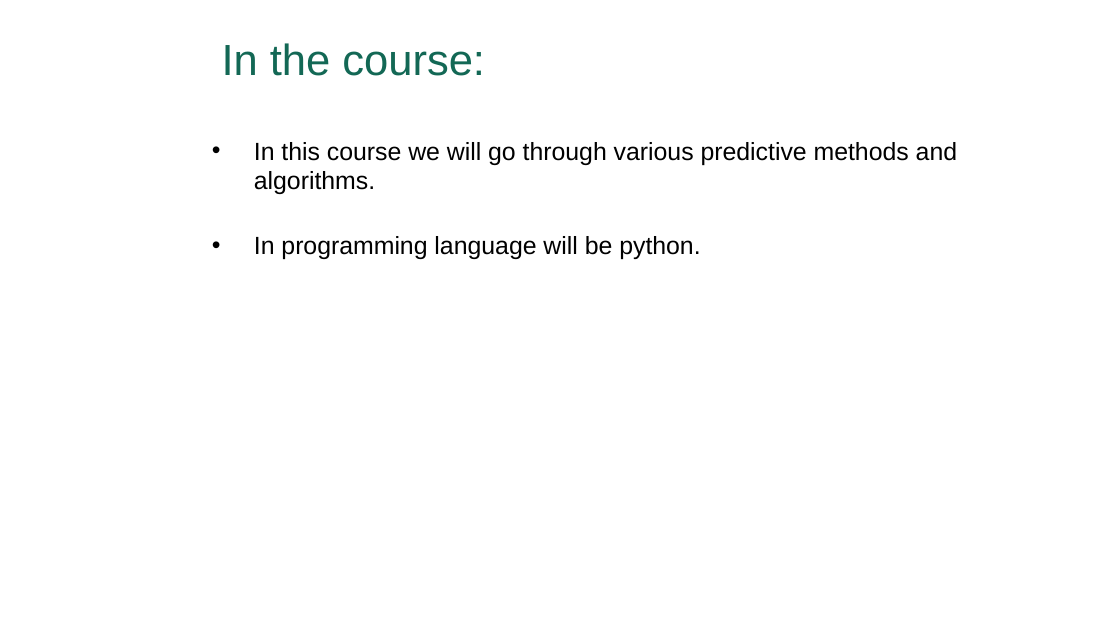
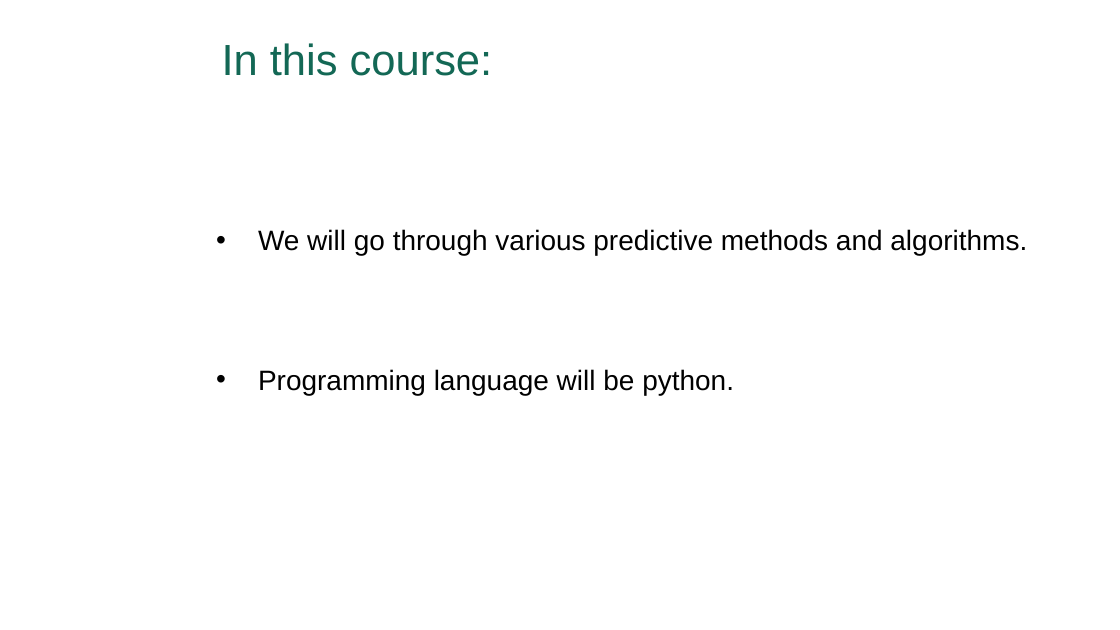
Before and after one commit to mesmalif/Predictive-Modelling-and-Data-Mining, a slide deck: slide 12 of W1_Intro/W1_Intro.pptx. Drawn at 1120x630 pixels with LibreOffice and Linux fonts; fonts in the diff are those of the drawing; background and template pictures are left out. Boxes give left, top, right and bottom in pixels: in the first picture for what was removed or moved away, otherwise in the second. Text is boxed around its words. In the diff, an @@ line names an element or a change of style, - is before the commit and + after.

```diff
--- a/W1_Intro/W1_Intro.pptx
+++ b/W1_Intro/W1_Intro.pptx
@@ title at (222,43,493,76): text changed @@
-In the course:
+In this course:
@@ text at (258,229,1027,395): text changed; size 16 to 18 pt @@
-• In this course we will go through various predictive methods and algorithms.
-• In programming language will be python.
+• We will go through various predictive methods and algorithms.
+• Programming language will be python.
```
Also in this commit, not shown: 37 other files.
